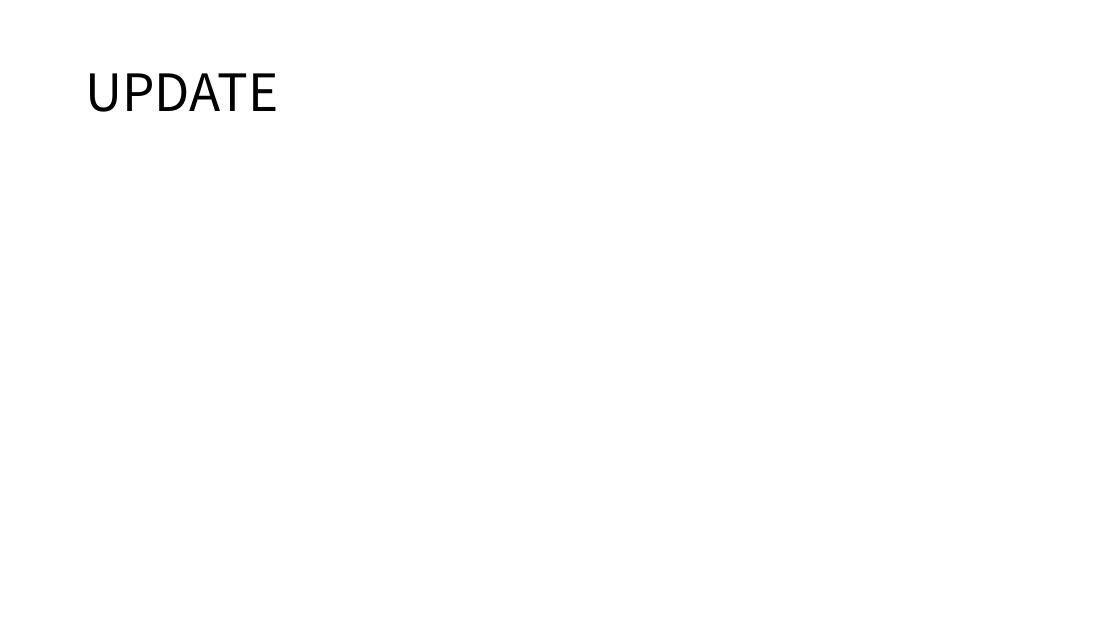
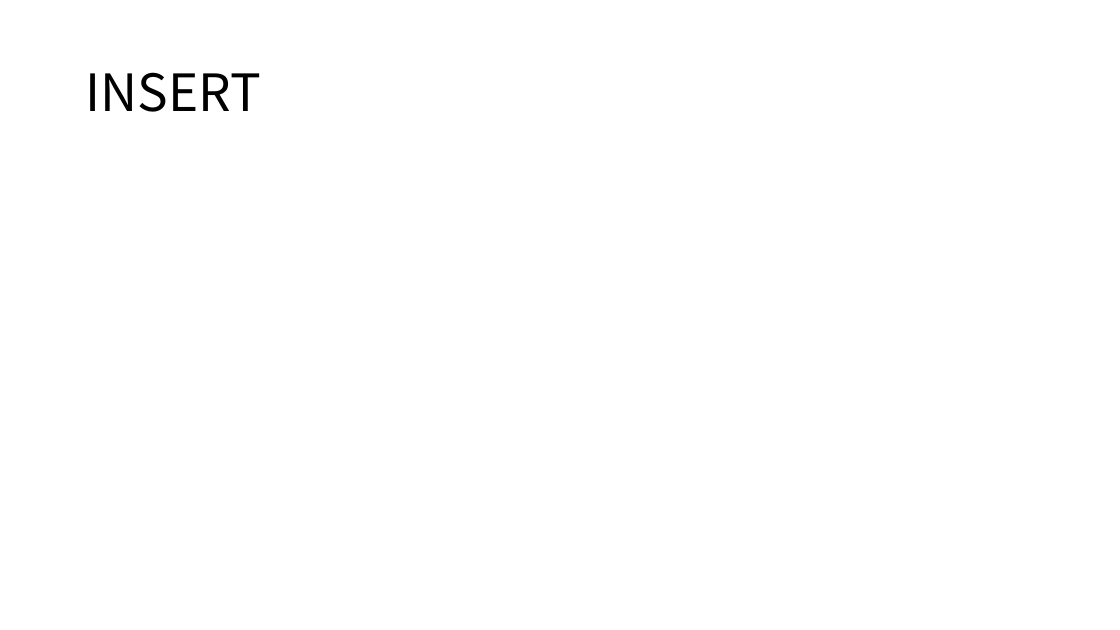
Before and after one commit to KHG-git/javaworkspace_demo, a slide deck: slide 1 of 1일차 오후 실습 캡쳐_POST(insert) PATCH(update) DELETE(delete).pptx. Drawn at 1120x630 pixels with LibreOffice and Linux fonts; fonts in the diff are those of the drawing. Boxes give left, top, right and bottom in pixels: in the first picture for what was removed or moved away, otherwise in the second. Text is boxed around its words. In the diff, an @@ line names an element or a change of style, - is before the commit and + after.

Commit message:
Auto commit - 2025-06-10  3:35:37.41

```diff
--- a/1일차 오후 실습 캡쳐_POST(insert) PATCH(update) DELETE(delete).pptx
+++ b/1일차 오후 실습 캡쳐_POST(insert) PATCH(update) DELETE(delete).pptx
@@ title at (85,72,261,112): text changed @@
-UPDATE
+INSERT
```
